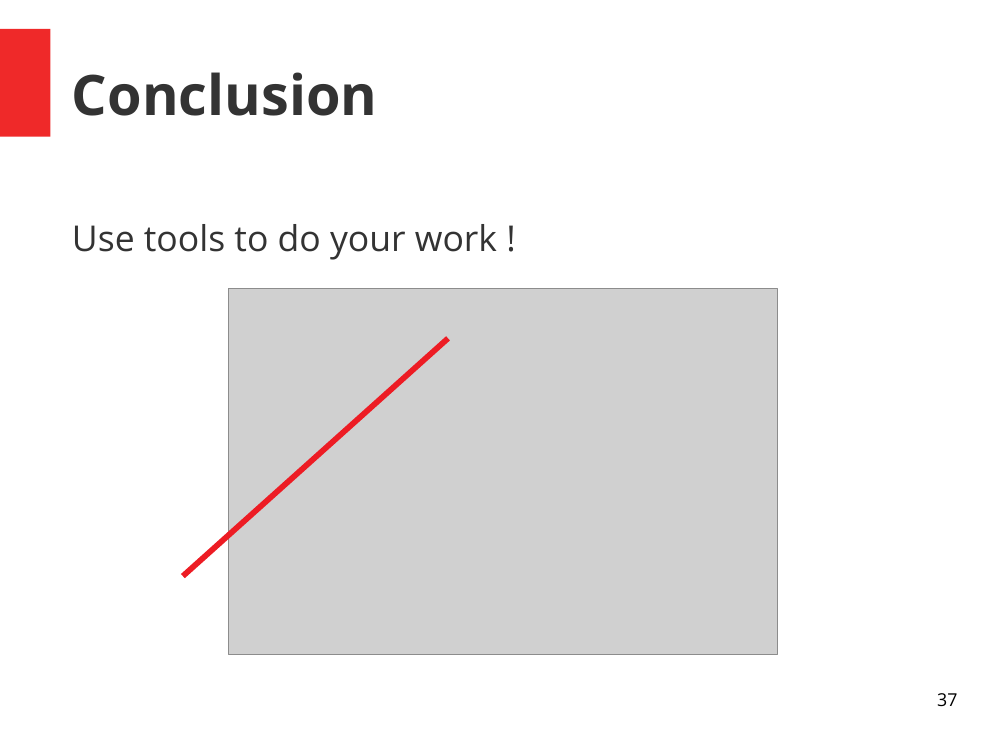
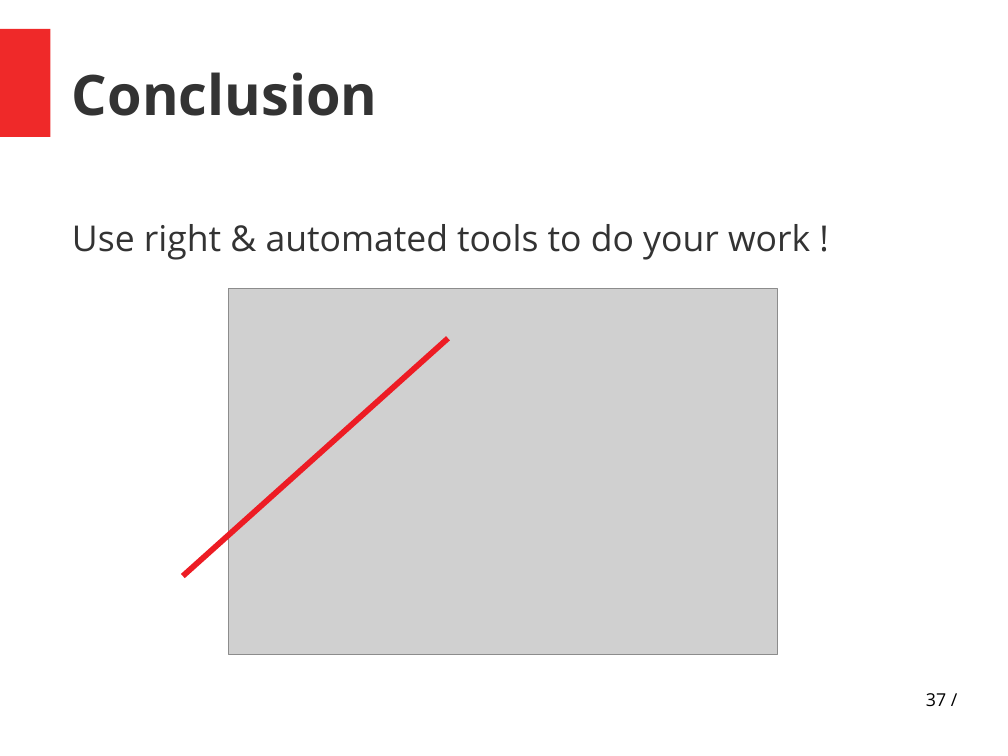
Before and after one commit to PandaChauve/StaticAnalysisTests, a slide deck: slide 37 of Untitled 1.odp. Drawn at 1008x756 pixels with LibreOffice and Linux fonts; fonts in the diff are those of the drawing; grey boxes stand for pictures. Boxes give left, top, right and bottom in pixels: in the first picture for what was removed or moved away, otherwise in the second. Text is boxed around its words. In the diff, an @@ line names an element or a change of style, - is before the commit and + after.

Commit message:
Minor typos fixed Last slide rephrase (to be checked for integrity by SCH !)

```diff
--- a/Untitled 1.odp
+++ b/Untitled 1.odp
@@ text at [72,224,810,260]: text changed @@
-Use tools to do your work !
+Use right & automated tools to do your work !
@@ page number at [926,693,946,706]: text changed @@
-37
+37 /
```
Also in this commit, not shown: 37 other slides changed.
